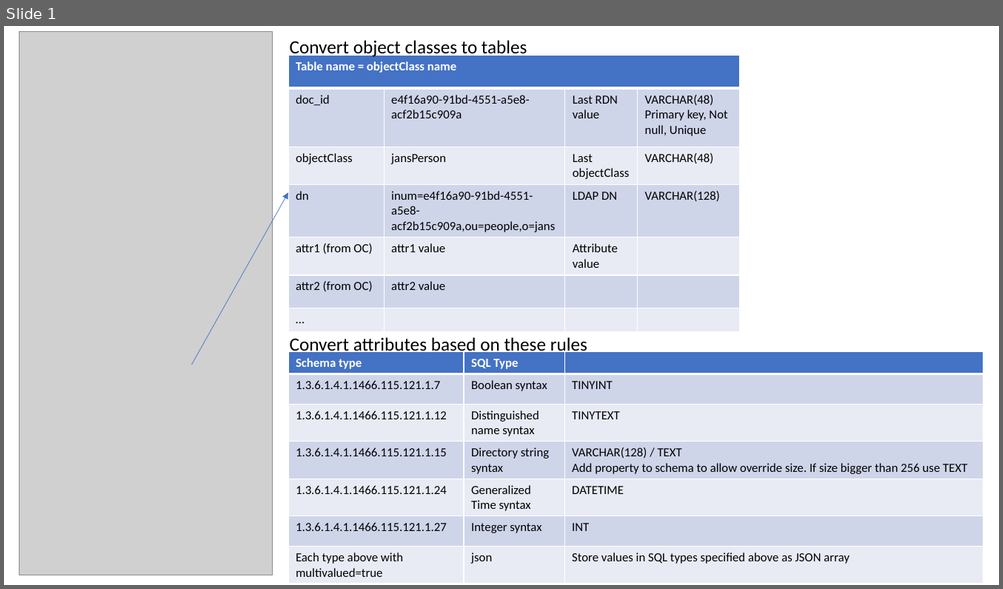
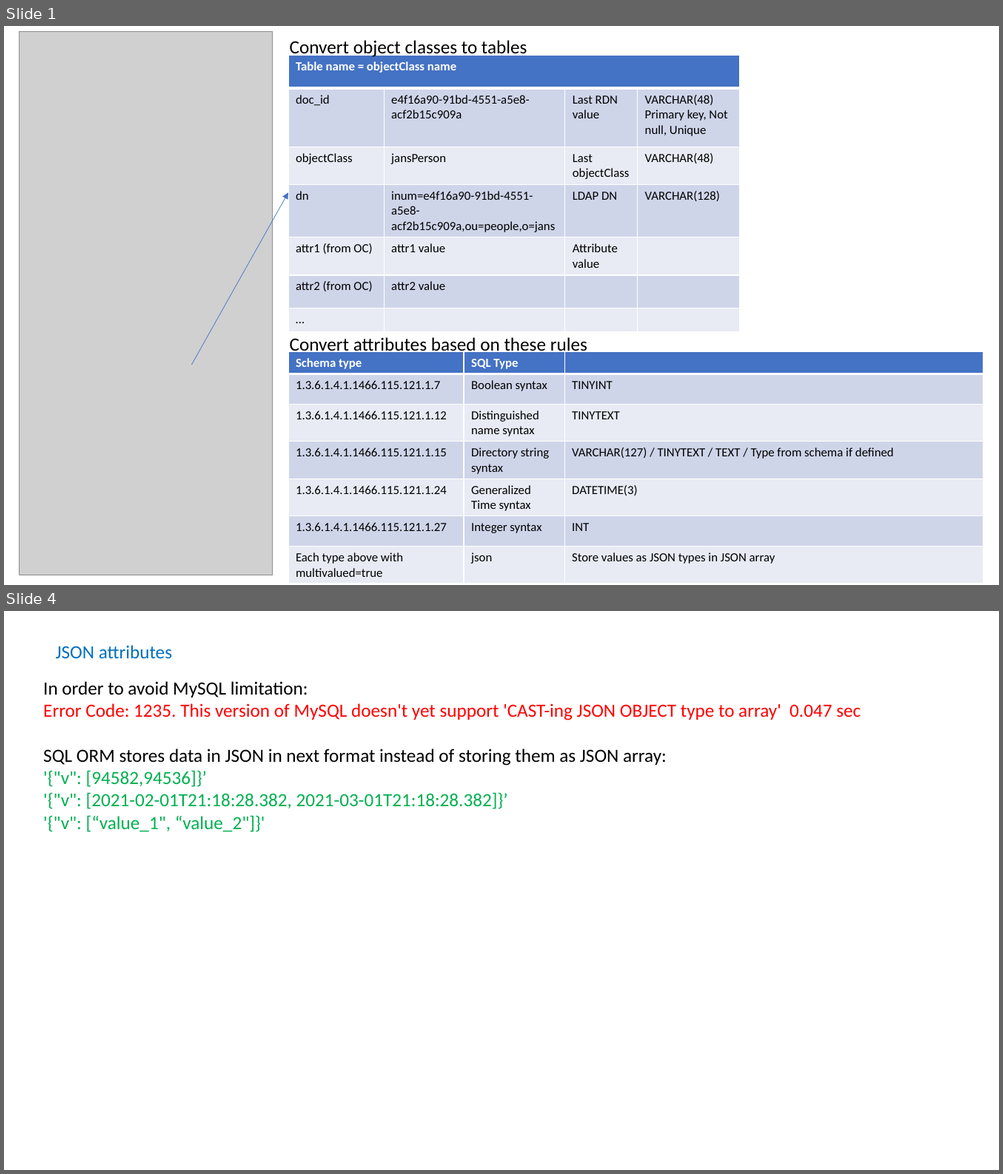
Before and after one commit to duttarnab/jans-orm, a slide deck: sql/docs/Schema to SQL mapping.pptx. Shown one above the other, each under a label of ours: slide 1 before the commit, slides 1 and 4 after it; the slides between them are not shown. The pictures are 1003x589 and 1003x1174 pixels, drawn with LibreOffice and Linux fonts; fonts in the diff are those of the drawing; grey boxes stand for pictures. Boxes give left, top, right and bottom in pixels: in the first picture for what was removed or moved away, otherwise in the second. Text is boxed around its words. In the diff, an @@ line names an element or a change of style, - is before the commit and + after.

```diff
--- a/sql/docs/Schema to SQL mapping.pptx
+++ b/sql/docs/Schema to SQL mapping.pptx
@@ slide 4 added at [4, 611, 999, 1170], background #FFFFFF @@
@@ text added at [56, 645, 172, 658], 18 pt, text #0070C0 @@
+JSON attributes
@@ text added at [43, 681, 860, 832], 18 pt, text #00B050 @@
+In order to avoid MySQL limitation:
+Error Code: 1235. This version of MySQL doesn't yet support 'CAST-ing JSON OBJECT type to array' 0.047 sec
+SQL ORM stores data in JSON in next format instead of storing them as JSON array:
+'{"v": [94582,94536]}’
+'{"v": [2021-02-01T21:18:28.382, 2021-03-01T21:18:28.382]}’
+'{"v": [“value_1", “value_2"]}'
@@ slide 1 changed as well @@
@@ table at [288, 352, 983, 584] @@
-row 4, column 3: VARCHAR(128) / TEXT / Add property to schema to allow override size. If size bigger than 256 use TEXT
+row 4, column 3: VARCHAR(127) / TINYTEXT / TEXT / Type from schema if defined
-row 5, column 3: DATETIME
+row 5, column 3: DATETIME(3)
-row 7, column 3: Store values in SQL types specified above as JSON array
+row 7, column 3: Store values as JSON types in JSON array
```
Also in this commit, not shown: 3 other slides added, 1 other file.
